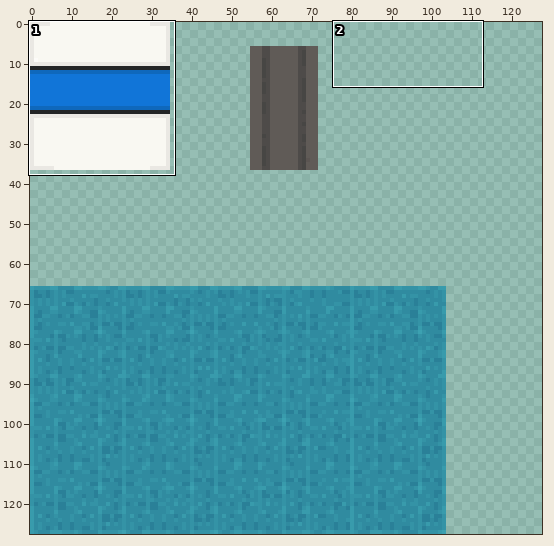
File history of a sprite sheet, assets/epcot/textures/ride/mnrl/monorail_texture.png. Above: a wide view before the commit, with the close-up outlined.
Close-up. The starting point:
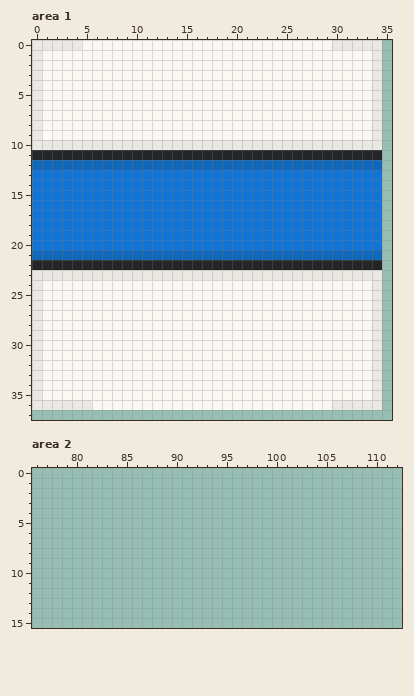
The file is 128x128 pixels. Colours within 5 levels of each other are drawn and written as one. Shown: area 1: x 0..35, y 0..37; area 2: x 76..112, y 0..15. The commit also changed other parts of the picture, which this record leaves out.
The result:
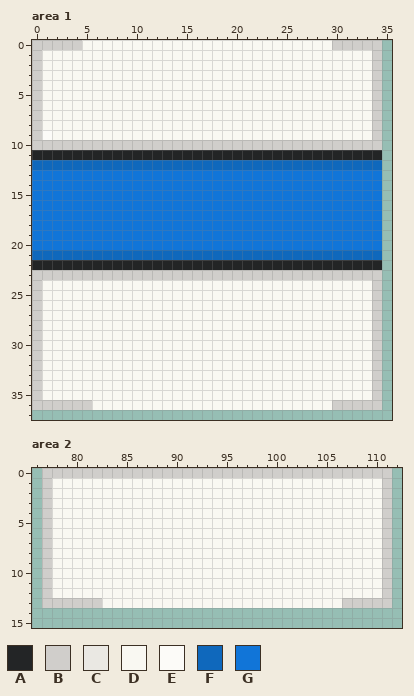
Palette (. is transparent): A #232526  B #d0cecb  C #eae8e3  D #f9f8f2  E #fcfbf8  F #0f68bc  G #1175d8
From old to new:
Area 1:
Colour C becomes colour B in row 0 at x 0 to 4 and 30 to 34; in rows 1 to 9 at x 0 and 34; in row 10 at x 0 to 34; in row 23 at x 0 to 34; in rows 24 to 35 at x 0 and 34; in row 36 at x 0 to 5 and 30 to 34.
Area 2:
The author put colour B in row 0 at x 77 to 111; in rows 1 to 12 at x 77 and 111; in row 13 at x 77 to 82 and 107 to 111.
The author put colour D in rows 1 to 12 at x 78 to 110; in row 13 at x 83 to 106.
